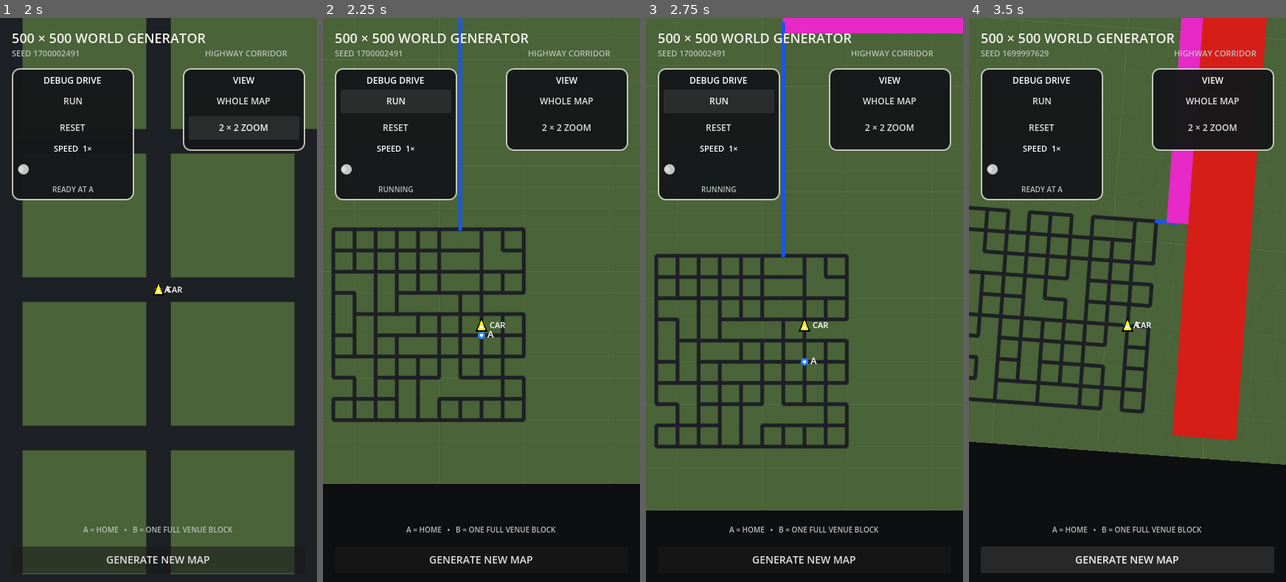
Above: before the commit, frames 1-4 (left to right).
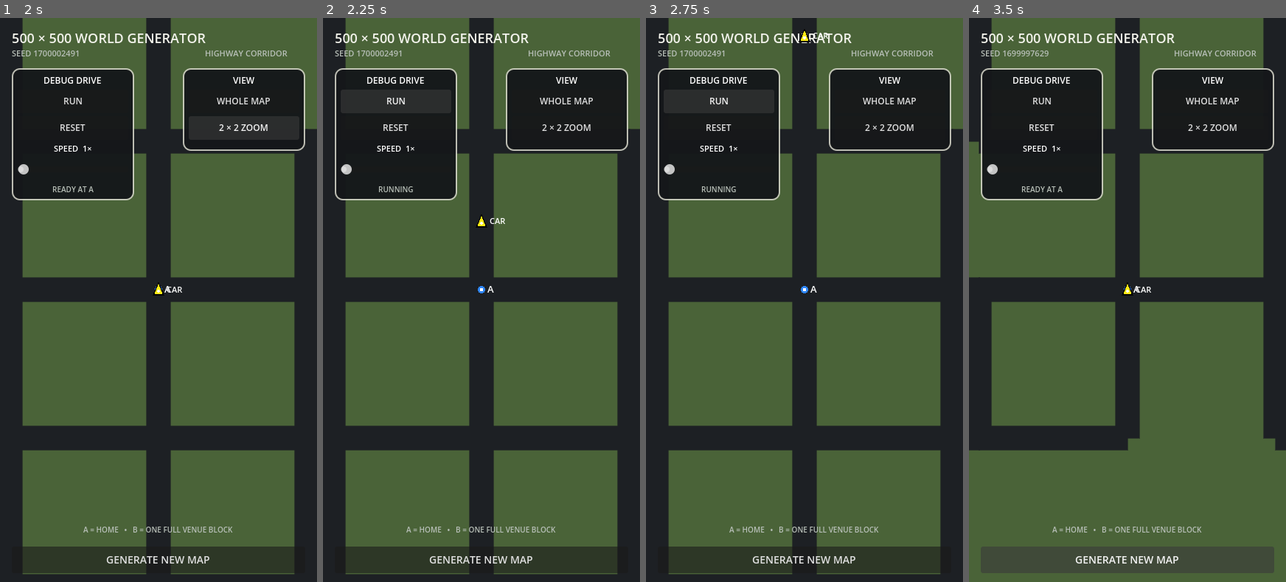
Above: after the commit, the same moments.

Repository: patrickcallahancomedy/comedian
Game: Godot game, scene res://scenes/drive/grid_world_prototype.tscn
Same seed, same stepped clock (60 frames per second), same inputs: the game is played once before the commit and once after it. This scene is started directly instead of the project's main scene.
Inputs:
- Up to frame 1 (2 s): click "WHOLE MAP" at 0.5 s; click "2 × 2 ZOOM" at 1.25 s
- Up to frame 2 (2.25 s): click "RUN" at 2 s
- Up to frame 3 (2.75 s): no input
- Up to frame 4 (3.5 s): click "GENERATE NEW MAP" at 2.75 s

Frame 1 is identical in both runs. In frame 2, 39% of the frame differs, in the area x 0-100%, y 0-99%; in frame 3, 36%; in frame 4, 58%, in the area x 0-100%, y 0-100%.

Commit message:
Keep 2x2 view active during drive

Diff:
--- a/godot/scripts/drive/grid_world_map.gd
+++ b/godot/scripts/drive/grid_world_map.gd
@@ -36,6 +36,7 @@
 var map_scale := 1.0
 var map_origin := Vector2.ZERO
 var show_whole_map := false
+var zoom_map_enabled := false
 var drive_camera_enabled := false
 var drive_camera_world := Vector2.ZERO
 var drive_camera_rotation := 0.0
@@ -67,7 +68,9 @@
 
 
 func _show_zoom_map() -> void:
+	drive_camera_enabled = false
 	show_whole_map = false
+	zoom_map_enabled = true
 	queue_redraw()
 
 
@@ -108,6 +111,7 @@
 
 func show_whole_world() -> void:
 	drive_camera_enabled = false
+	zoom_map_enabled = false
 	show_whole_map = true
 	queue_redraw()
 
@@ -116,6 +120,9 @@
 	world_position: Vector2,
 	forward_direction: Vector2
 ) -> void:
+	if zoom_map_enabled or show_whole_map:
+		return
+
 	var was_enabled := drive_camera_enabled
 	drive_camera_enabled = true
 	show_whole_map = false
